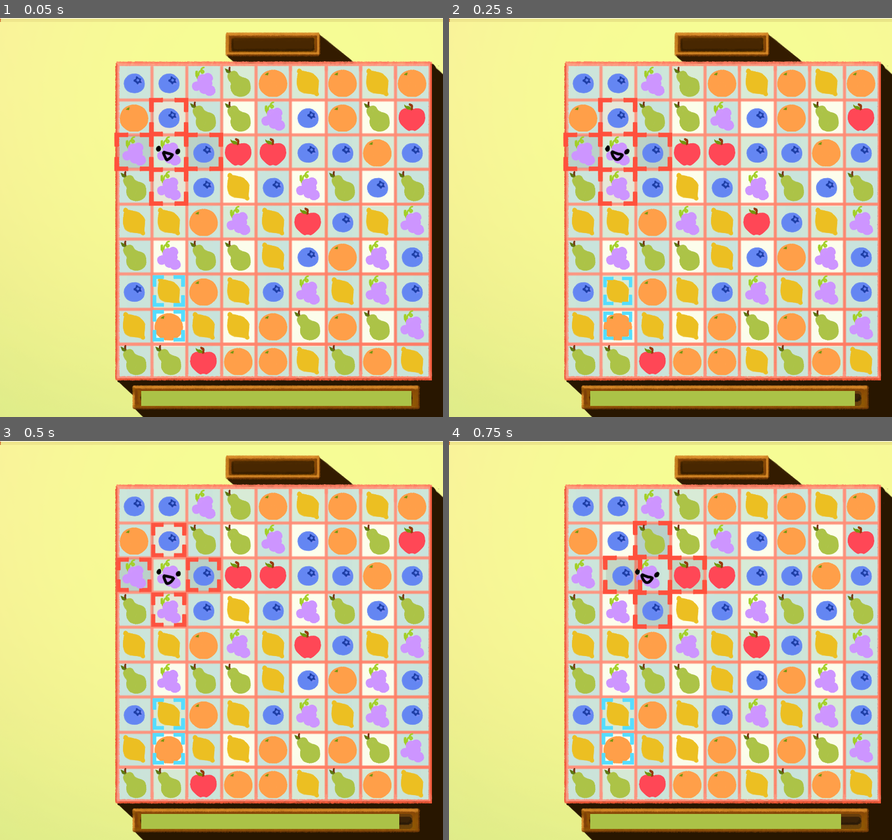
Above: before the commit, frames 1-4 (two rows, left to right).
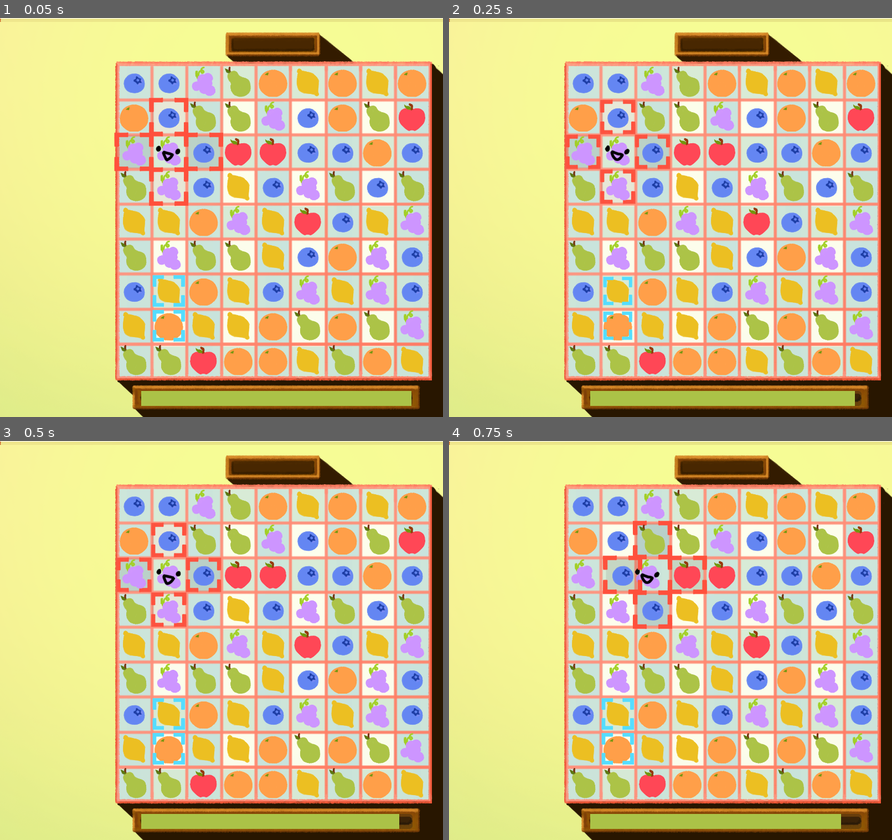
Above: after the commit, the same moments.

Repository: hulien22/gmtk2023
Game: Godot game, scene res://scenes/main.tscn
Same seed, same stepped clock (60 frames per second), same inputs: the game is played once before the commit and once after it. The engine's default icon, where the game draws it, is replaced by a stand-in: a white triangle on a blue panel in a dark square.
Inputs:
- Up to frame 1 (0.05 s): no input
- Up to frame 2 (0.25 s): no input
- Up to frame 3 (0.5 s): no input
- Up to frame 4 (0.75 s): hold Right (player_movement_right) from 0.53 s (still down)

Frame 1 is identical in both runs. In frame 2, 0.8% of the frame differs, in the area x 25-51%, y 19-48%; in frame 3, nothing differs; in frame 4, nothing differs.

Commit message:
colour bomb destruction

Diff:
--- a/scenes/Grid.gd
+++ b/scenes/Grid.gd
@@ -61,8 +61,9 @@
 
 func check_for_matches():
 	# Get all tiles to destroy
-	var all_matches: Array[Vector2] = []
+	var ordered_matches: Array[Vector2] = []
 	var matches: Dictionary = {}
+	var bombs: Array[Dictionary] = []
 	# TODO add dicts here for the special bombs
 	for h in height:
 		for w in width:
@@ -71,23 +72,36 @@
 					var p = tiles[h][w - i].posn
 					if (!matches.has(p)):
 						matches[p] = tiles[h][w - i].type
-						all_matches.append(p)
-
+						ordered_matches.append(p)
+						if (tiles[h][w - i].modifier != Global.Modifier.NONE):
+							bombs.append({
+								posn = p,
+								bomb_type = tiles[h][w - i].modifier,
+								tile_type = tiles[h][w - i].type,
+								tile = tiles[h][w - i]
+							})
 			if (!check_color_y(tiles[h][w].posn, tiles[h][w].type)):
 				for i in range(2, -1, -1):
 					var p = tiles[h - i][w].posn
 					if (!matches.has(p)):
 						matches[p] = tiles[h - i][w].type
-						all_matches.append(p)
+						ordered_matches.append(p)
+						if (tiles[h - i][w].modifier != Global.Modifier.NONE):
+							bombs.append({
+								posn = p,
+								bomb_type = tiles[h - i][w].modifier,
+								tile_type = tiles[h - i][w].type,
+								tile = tiles[h - i][w]
+							})
 
 	# Go through matches to find special matches
-	# TODO also need to check color here?
-
-	print(all_matches)
-	# first check for long stretches 5+
+		# USE marked_for_destruction as marker if already processed for a bomb
+	# 1. First check for long stretches 5+
 	# search right then down
-	for m in all_matches:
+	for m in ordered_matches:
 		for dir in [Vector2.RIGHT, Vector2.DOWN]:
+			if (tiles[m.y][m.x].marked_for_destruction):
+				break
 			var c = count_matches_in_direction(m, matches, dir)
 			if (c >= 5):
 				var match_color = matches[m]
@@ -96,13 +110,15 @@
 					var p = m + dir*i
 					if (i == mid):
 						tiles[p.y][p.x].set_type_and_modifier(match_color, Global.Modifier.BOMB)
+						tiles[p.y][p.x].marked_for_destruction = true
 						tiles[p.y][p.x].placing_bomb = true
 						tiles[p.y][p.x].endpoints.clear()
 						tiles[p.y][p.x].endpoints.append(m)
 						tiles[p.y][p.x].endpoints.append(m + dir * (c - 1))
 					else:
 #						tiles[p.y][p.x].set_type_and_modifier(Global.TileType.EMPTY, Global.Modifier.NONE)
-						matches.erase(p)
+#						matches.erase(p)
+						tiles[p.y][p.x].marked_for_destruction = true
 						tiles[p.y][p.x].placing_bomb = false
 
 
@@ -117,12 +133,39 @@
 		print("col matches: ", matches_col, "row matches: ", matches_row)
 
 	# TODO handle the special bombs (loop?)
+	while (!bombs.is_empty()):
+		var bomb = bombs.pop_front()
+		if (bomb.bomb_type == Global.Modifier.BOMB):
+			#iterate through all nodes and add all of that color to list to get destroyed
+			#also keep track of any found bombs there and add them in here
+			for h in height:
+				for w in width:
+					var p = tiles[h][w].posn
+					if (tiles[h][w].type == bomb.tile_type && !matches.has(p)):
+						# Add to list to get destroyed
+						matches[p] = bomb.tile_type
+						# TODO play animation? delay on timer?
+						# or maybe just pass on to the bomb tile to trigger on its destroy animation
+						if (tiles[h][w].modifier != Global.Modifier.NONE):
+							bombs.append({
+								posn = p,
+								bomb_type = tiles[h][w].modifier,
+								tile_type = tiles[h][w].type,
+								tile = tiles[h][w]
+							})
+
+
+
+
+		# TODO check for placing bomb
+
+
 
 	if (matches.size() > 0):
 		_debug_log_grid()
 
 	# Delete all the nodes
-	for m in all_matches:
+	for m in matches:
 #		tiles[m.y][m.x].set_type_and_modifier(Global.TileType.EMPTY, Global.Modifier.NONE)
 		if (!tiles[m.y][m.x].placing_bomb):
 			tiles[m.y][m.x].destroy(20)
--- a/scenes/Tile.gd
+++ b/scenes/Tile.gd
@@ -6,6 +6,7 @@
 var type: Global.TileType
 var modifier: Global.Modifier
 
+var marked_for_destruction: bool = false
 var placing_bomb: bool = false
 var endpoints: Array[Vector2] = []
 
--- a/scenes/Tile.tscn
+++ b/scenes/Tile.tscn
@@ -719,7 +719,7 @@
 position = Vector2(20, 20)
 scale = Vector2(0.463636, 0.463636)
 sprite_frames = SubResource("SpriteFrames_7n0o6")
-frame_progress = 0.30341
+frame_progress = 0.514716
 speed_scale = 0.5
 
 [node name="Sprites" type="AnimatedSprite2D" parent="Node"]
